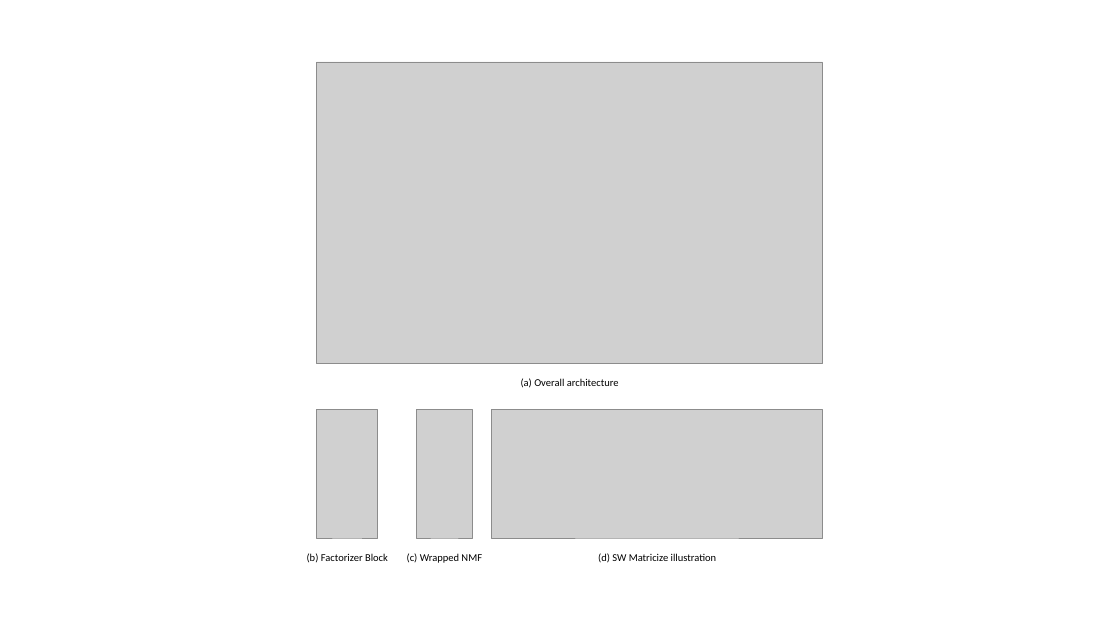
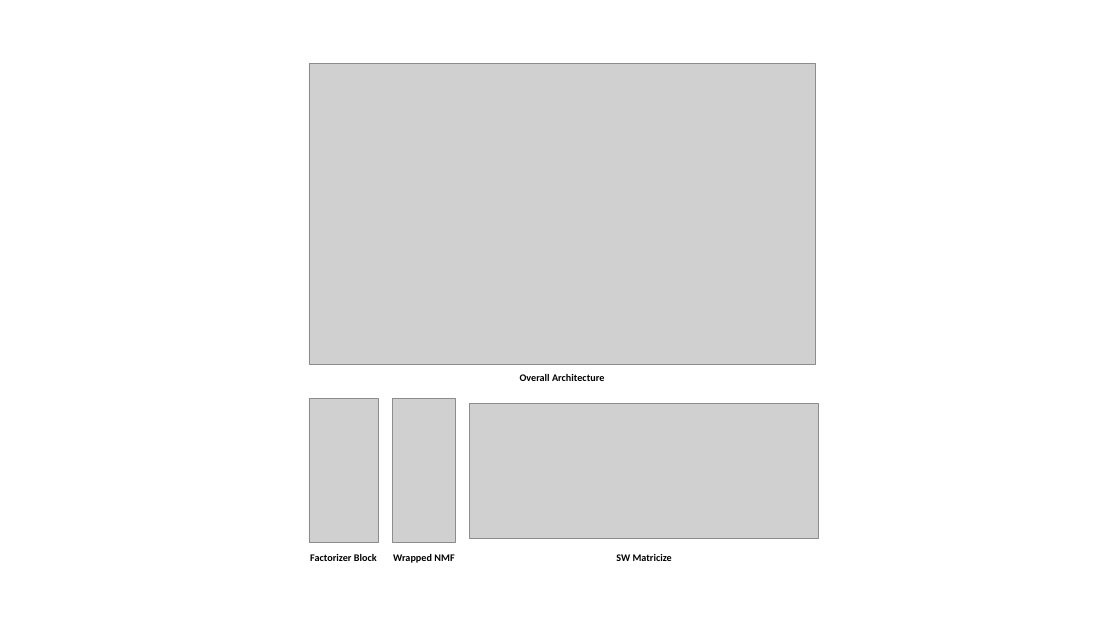
Before and after one commit to pashtari/factorizer, a slide deck: slide 2 of figures/factorizer_overview.pptx. Drawn at 1120x630 pixels with LibreOffice and Linux fonts; fonts in the diff are those of the drawing; grey boxes stand for pictures. Boxes give left, top, right and bottom in pixels: in the first picture for what was removed or moved away, otherwise in the second. Text is boxed around its words. In the diff, an @@ line names an element or a change of style, - is before the commit and + after.

```diff
--- a/figures/factorizer_overview.pptx
+++ b/figures/factorizer_overview.pptx
@@ picture moved from (x1=317, y1=62, x2=823, y2=364) to (x1=309, y1=63, x2=816, y2=365) @@
@@ text at (x1=520, y1=374, x2=604, y2=381): text changed; size 9 to 8.7 pt; bold on @@
-(a) Overall architecture
+Overall Architecture
@@ picture resized from (x1=317, y1=410, x2=378, y2=539) to (x1=309, y1=399, x2=378, y2=543) @@
@@ picture added at (x1=392, y1=399, x2=456, y2=543) @@
@@ picture removed at (x1=416, y1=410, x2=472, y2=539) @@
@@ picture resized from (x1=492, y1=410, x2=823, y2=539) to (x1=470, y1=403, x2=818, y2=539) @@
@@ text at (x1=310, y1=554, x2=377, y2=561): text changed; size 9 to 8.7 pt; bold on @@
-(b) Factorizer Block
+Factorizer Block
@@ text at (x1=393, y1=554, x2=454, y2=563): text changed; size 9 to 8.7 pt; bold on @@
-(c) Wrapped NMF
+Wrapped NMF
@@ vertical alignment top to middle in 4 elements at (x1=520, y1=374, x2=604, y2=381), (x1=310, y1=554, x2=377, y2=561), (x1=393, y1=554, x2=454, y2=563), (x1=616, y1=554, x2=672, y2=561) @@
@@ text at (x1=616, y1=554, x2=672, y2=561): text changed; size 9 to 8.7 pt; bold on @@
-(d) SW Matricize illustration
+SW Matricize
```
Also in this commit, not shown: 1 other slide changed, 1 slide added, 6 other files.
